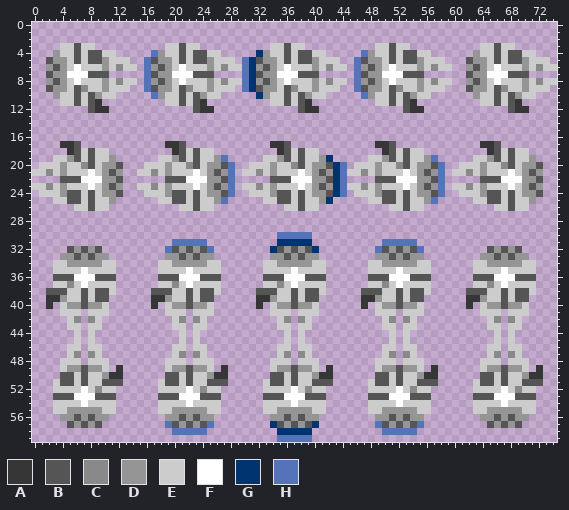
Sprite sheet, stored at img/ships/falcon.png. Above, as it was before the edit.
The file is 75x60 pixels. Colours within 5 levels of each other are drawn and written as one.
Palette (. is transparent): A #363636  B #555555  C #898989  D #959595  E #cccccc  F #ffffff  G #003471  H #5573b9
Once edited:
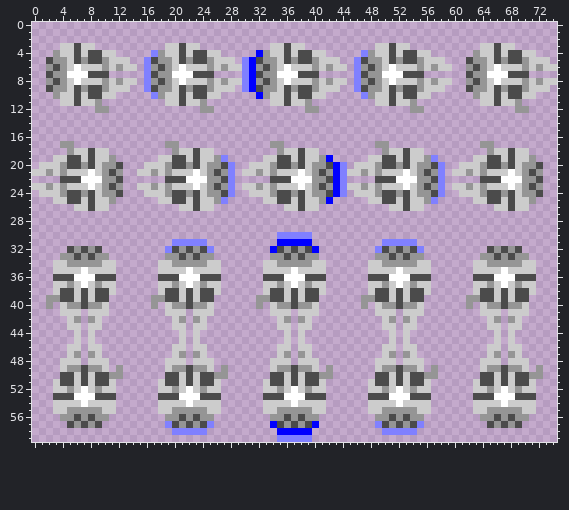
Difference:
colour B: #555555 -> #4b4b4b
colour G: #003471 -> #0000ff
colour H: #5573b9 -> #8080ff
Changed rows in their new state; - is a pixel that keeps its letter.
first column x 7:
 5 D--------------D--------------D--------------D--------------D-----
 6 -----D--------------D--------------D--------------D--------------D
 8 -----D--------------D--------------D--------------D--------------D
 9 DBB------------DBB------------DBB------------DBB------------DBB---
10 --B--------------B--------------B--------------B--------------B---
11 -ED-------------ED-------------ED-------------ED-------------ED---
12 -.DD------------.DD------------.DD------------.DD------------.DD--
first column x 2:
17 --DD.------------DD.------------DD.------------DD.------------DD.-
18 ---DE-------------DE-------------DE-------------DE-------------DE-
19 ---B--------------B--------------B--------------B--------------B--
20 ---BBD------------BBD------------BBD------------BBD------------BBD
21 D--------------D--------------D--------------D--------------D-----
23 D--------------D--------------D--------------D--------------D-----
24 -----D--------------D--------------D--------------D--------------D
first column x 2:
37 ---D---D----------D---D----------D---D----------D---D----------D---D
38 .E-B-----------.E-B-----------.E-B-----------.E-B-----------.E-B----
39 DDBB-----------DDBB-----------DDBB-----------DDBB-----------DDBB----
40 D--------------D--------------D--------------D--------------D-------
42 ----D-D------------D-D------------D-D------------D-D------------D-D-
first column x 5:
47 -D-D------------D-D------------D-D------------D-D------------D-D----
49 -------D--------------D--------------D--------------D--------------D
50 ----BBDD-----------BBDD-----------BBDD-----------BBDD-----------BBDD
51 ----B-E.-----------B-E.-----------B-E.-----------B-E.-----------B-E.
52 D---D----------D---D----------D---D----------D---D----------D---D---
Changed places in both pictures, as pixel boxes (x1, y1, x2, y2):
changed: (46, 43, 543, 211)
changed: (256, 232, 333, 442)
changed: (151, 239, 228, 435)
changed: (361, 239, 438, 435)
changed: (46, 246, 123, 428)
changed: (466, 246, 543, 428)
